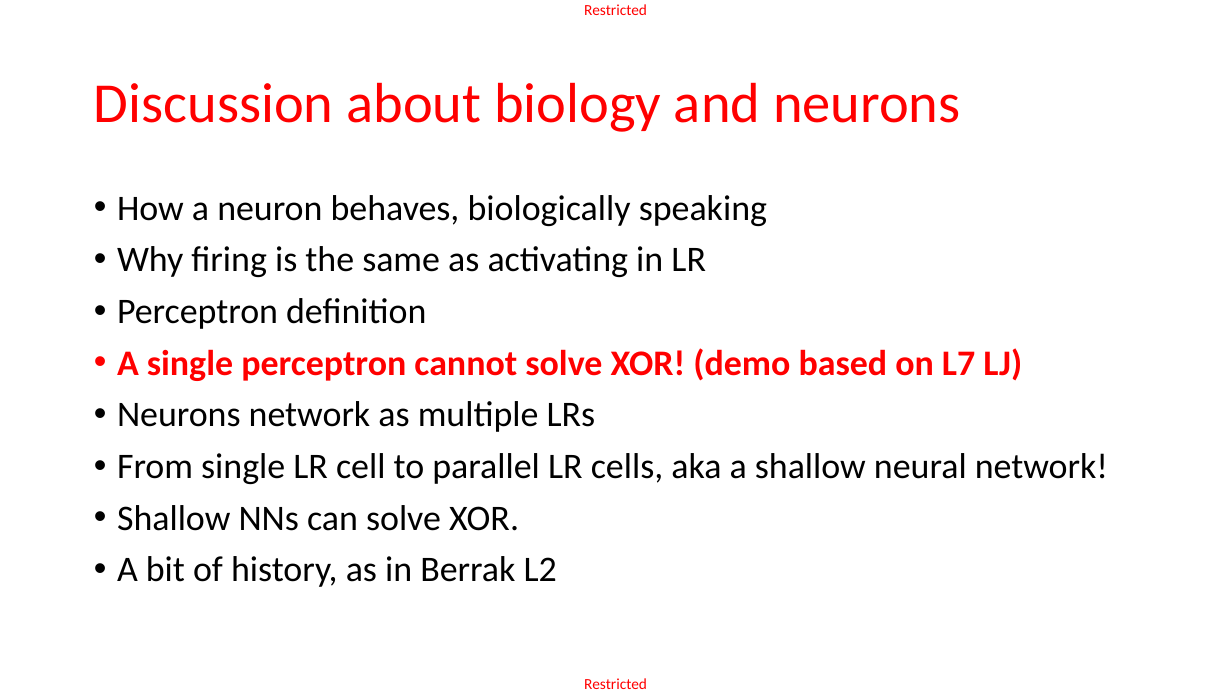
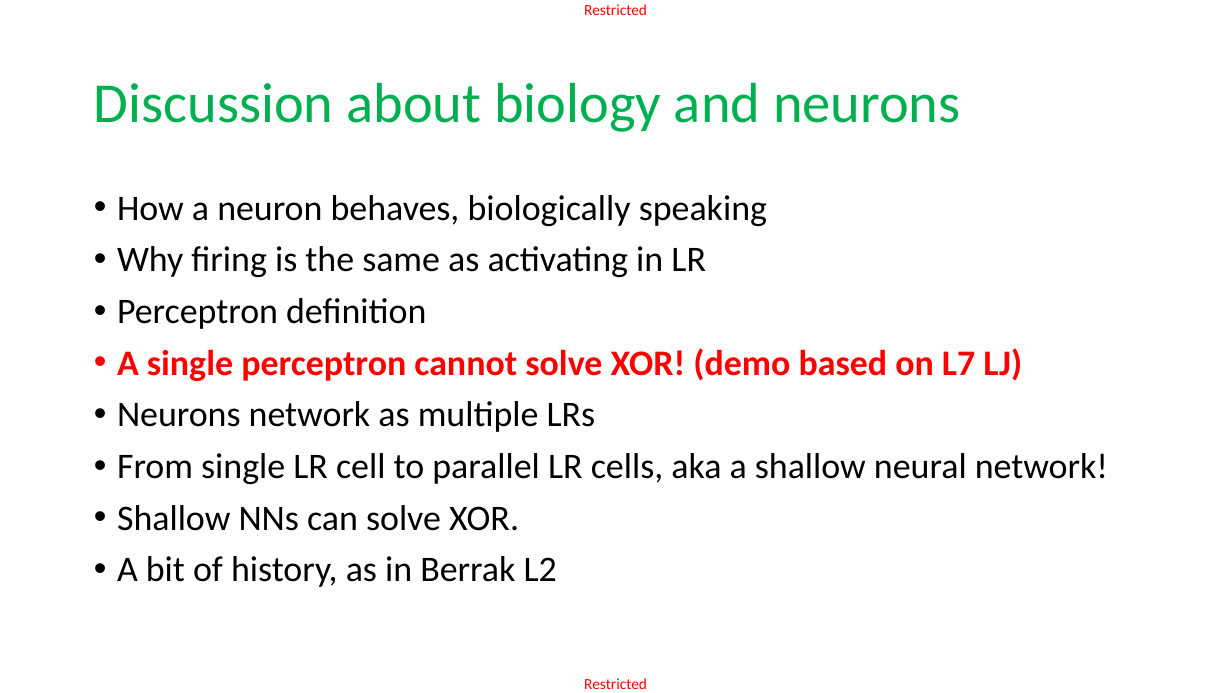
Before and after one commit to matthieudemari/SUTD_DL_50_039, a slide deck: slide 27 of Extras/Org.pptx. Drawn at 1232x693 pixels with LibreOffice and Linux fonts; fonts in the diff are those of the drawing. Boxes give left, top, right and bottom in pixels: in the first picture for what was removed or moved away, otherwise in the second. Text is boxed around its words. In the diff, an @@ line names an element or a change of style, - is before the commit and + after.

```diff
--- a/Extras/Org.pptx
+++ b/Extras/Org.pptx
@@ title "Discussion about biology and neurons" at (94,82,961,132): text colour #FF0000 to #00B050 @@
```
Also in this commit, not shown: 50 other slides changed, 3 other files.
